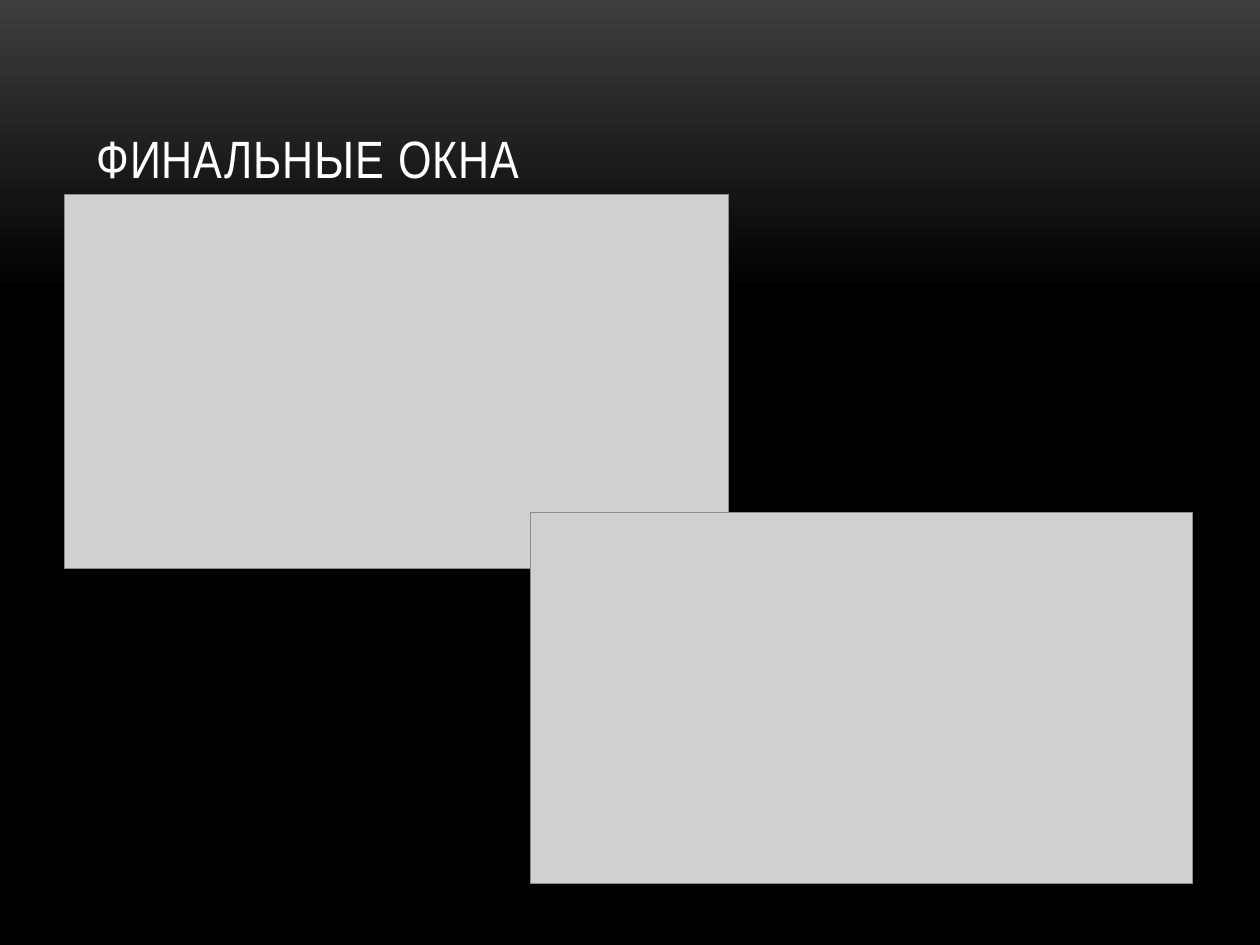
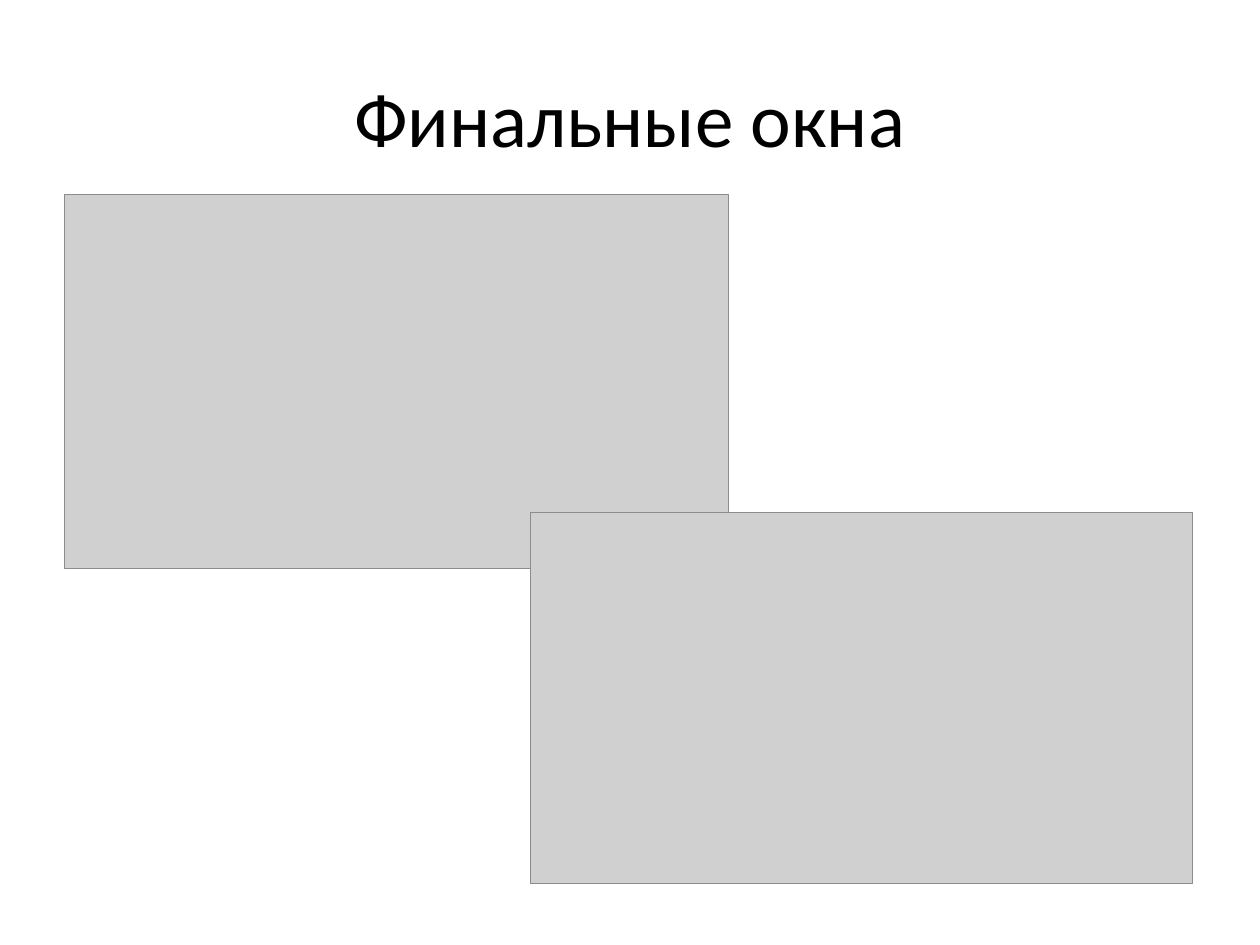
Before and after one commit to Alex-50/Arsentiev-Razukhin, a slide deck: slide 6 of Презентация.pptx (slide 9 before the commit). Drawn at 1260x945 pixels with LibreOffice and Linux fonts; fonts in the diff are those of the drawing; grey boxes stand for pictures; background and template pictures are left out. Boxes give left, top, right and bottom in pixels: in the first picture for what was removed or moved away, otherwise in the second. Text is boxed around its words. In the diff, an @@ line names an element or a change of style, - is before the commit and + after.

```diff
--- a/Презентация.pptx
+++ b/Презентация.pptx
@@ background picture (left out) to #FFFFFF @@
@@ title "Финальные окна" at [354,95,905,148]: vertical alignment bottom to middle @@
@@ title at [354,95,905,148]: text changed; size 30 to 44 pt; font Arial Narrow to Calibri; text colour #FFFFFF to #000000 @@
-ФИНАЛЬНЫЕ ОКНА
+Финальные окна
```
Also in this commit, not shown: 7 other slides changed, 3 slides removed.
